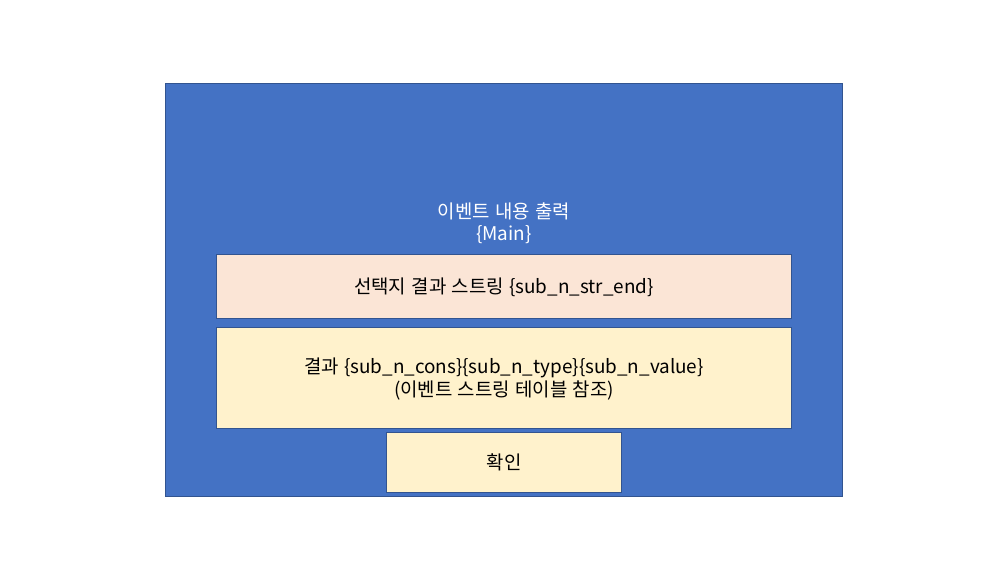
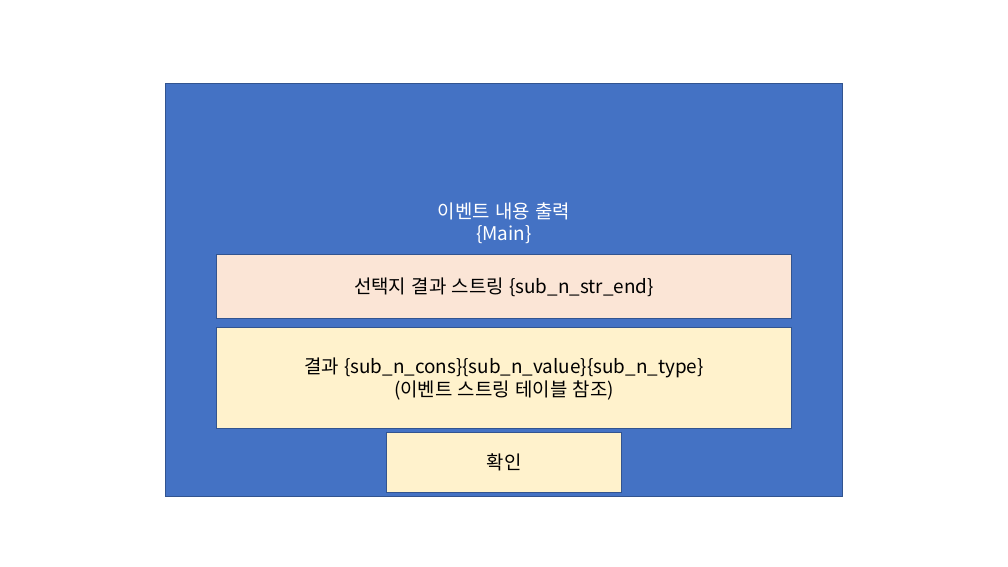
Before and after one commit to graduprojct/basefile, a slide deck: slide 5 of 문서/이벤트 플로우.pptx. Drawn at 1008x567 pixels with LibreOffice and Linux fonts; fonts in the diff are those of the drawing. Boxes give left, top, right and bottom in pixels: in the first picture for what was removed or moved away, otherwise in the second. Text is boxed around its words. In the diff, an @@ line names an element or a change of style, - is before the commit and + after.

Commit message:
이벤트 결과 스트링 출력 순서 수정
Value 값이 마지막에서 중간에 오도록 수정
* ex) {아군 전체가} {11} {피해를 입었습니다.}

```diff
--- a/문서/이벤트 플로우.pptx
+++ b/문서/이벤트 플로우.pptx
@@ text in rectangle at [304,357,704,378]: text changed @@
-결과 {sub_n_cons}{sub_n_type}{sub_n_value}
+결과 {sub_n_cons}{sub_n_value}{sub_n_type}
```
Also in this commit, not shown: 1 other slide changed.
